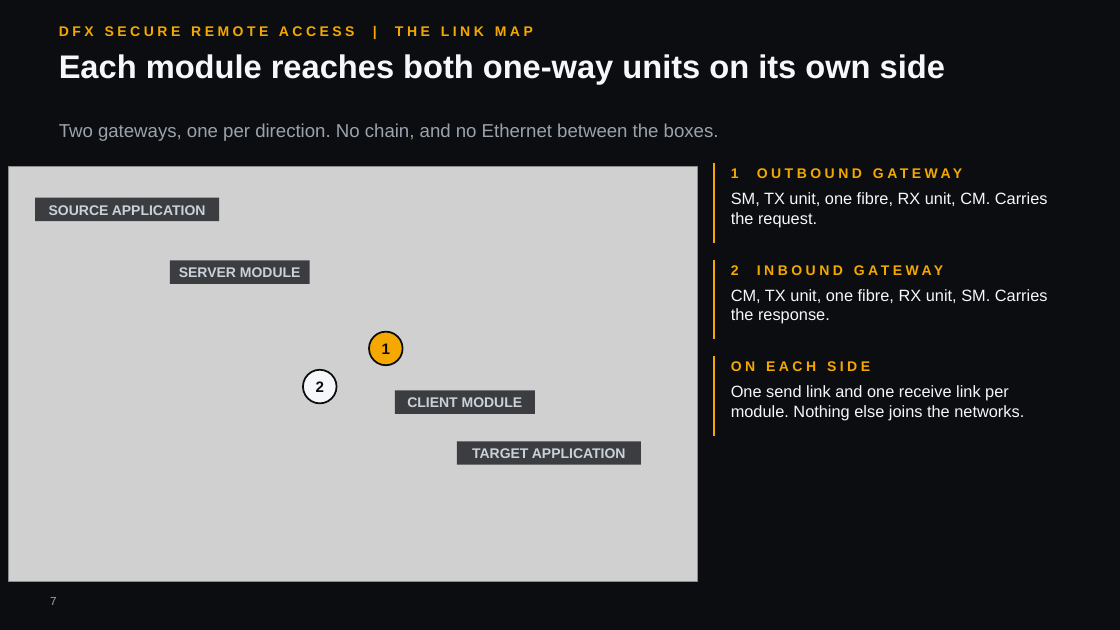
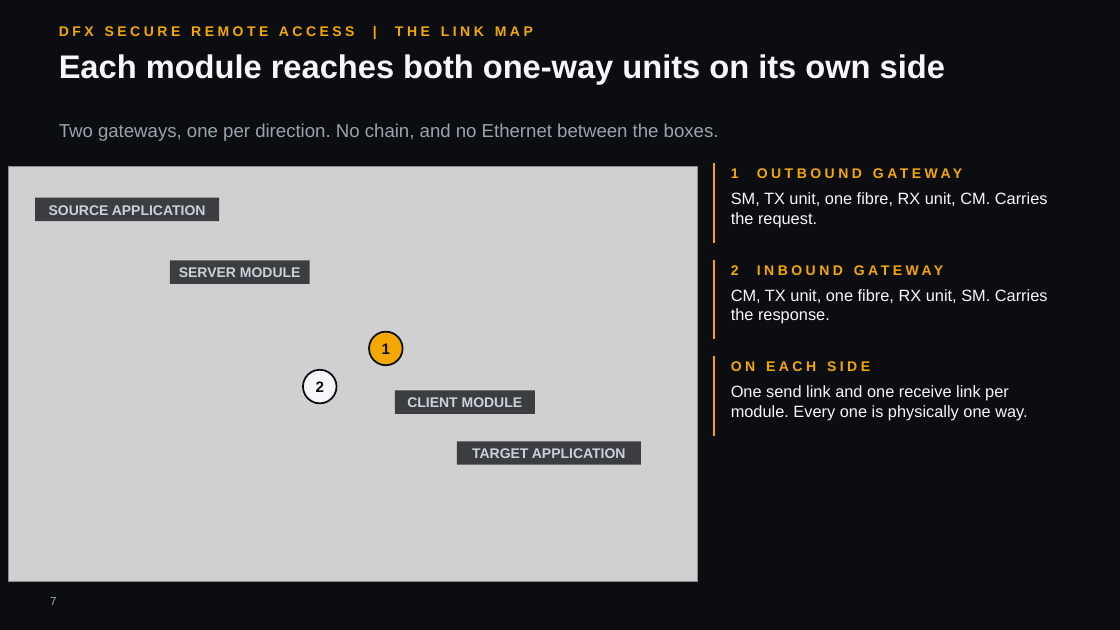
Before and after one commit to hybridus/DFX_Marketing, a slide deck: slide 7 of Projects/05_Presales_SRA_Deck/DFX_SRA_deck.pptx. Drawn at 1120x630 pixels with LibreOffice and Linux fonts; fonts in the diff are those of the drawing; grey boxes stand for pictures; background and template pictures are left out. Boxes give left, top, right and bottom in pixels: in the first picture for what was removed or moved away, otherwise in the second. Text is boxed around its words. In the diff, an @@ line names an element or a change of style, - is before the commit and + after.

```diff
--- a/Projects/05_Presales_SRA_Deck/DFX_SRA_deck.pptx
+++ b/Projects/05_Presales_SRA_Deck/DFX_SRA_deck.pptx
@@ text at <box>731,385,1027,421</box>: text changed @@
-One send link and one receive link per module. Nothing else joins the networks.
+One send link and one receive link per module. Every one is physically one way.
```
Also in this commit, not shown: 4 other slides changed, 3 other files.
